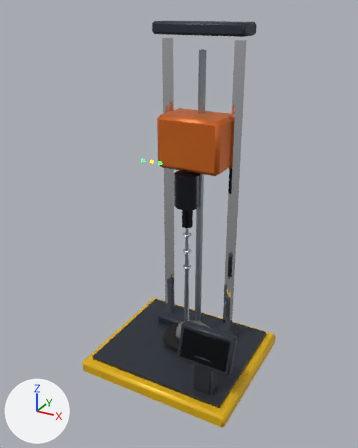
What one commit did to the glTF model godot/models/sciinstrument/sciinstrument_sample_drill_rig.glb.
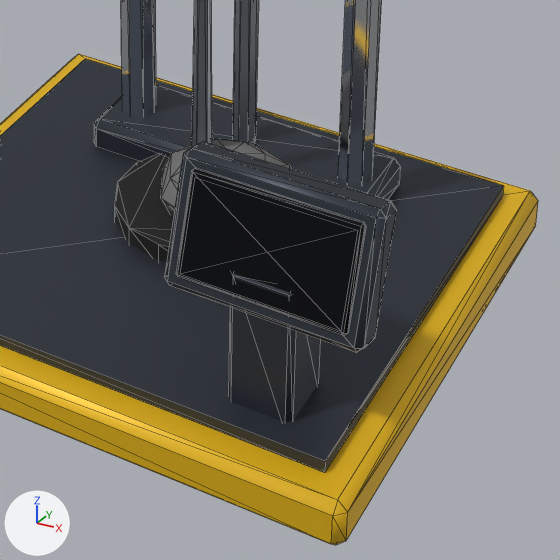
Each version appears first whole from a 50 mm camera at (1.15, -2.14, 1.95) aimed at (-0.01, -0.03, 0.89), and next in a close-up on the part from 37% to 79% of the width and 63% to 96% of the height. The axes (+X, +Y, +Z) are drawn at lower left. The lights are the same throughout. The first two pictures are the older version. The close-ups show mesh edges as thin lines. Vertices at exactly the same position are counted once.

The older version as bpy lines, for what is in view:
```python
me_body = bpy.data.meshes.new('body')
me_body.from_pydata(...)  # 534 vertices, 986 faces; spans x -0.45..0.45, y -0.4..0.4, z 0.0..1.88
me_body.materials.append(mat_hazard_yellow)  # yellow #e8b80f
me_body.materials.append(mat_hull_dark)  # greyish blue #3c424c
me_body.materials.append(mat_chrome)  # white #e6e9ee
me_body.materials.append(mat_steel)  # grey #a7adb5
me_body.materials.append(mat_paint_orange)  # orange #d2681c
me_body.materials.append(mat_gunmetal)  # dark grey #2b2f36
me_body.materials.append(mat_black_metal)  # black #17191d
me_body.materials.append(mat_brushed_alu)  # light grey #c3c8ce
me_body.materials.append(mat_rubber)  # black #141414
me_body.materials.append(mat_concrete)  # grey #737373
me_body.materials.append(mat_screen_diagnostic)
me_body.materials.append(mat_em_green)  # black #000000, glowing green #2dff6a
me_body.materials.append(mat_em_amber)  # black #000000, glowing orange #ffab1f
ob_sciinstrument_sample_drill_rig = bpy.data.objects.new('sciinstrument_sample_drill_rig', me_body)
ob_sciinstrument_sample_drill_rig.location = (0.0, 0.0, 0.0)
```
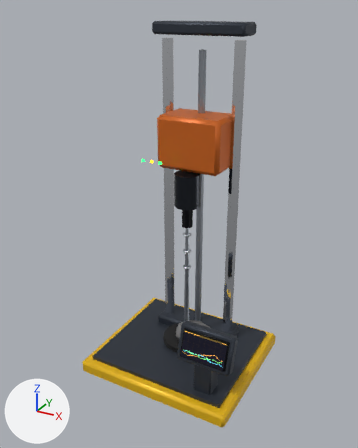
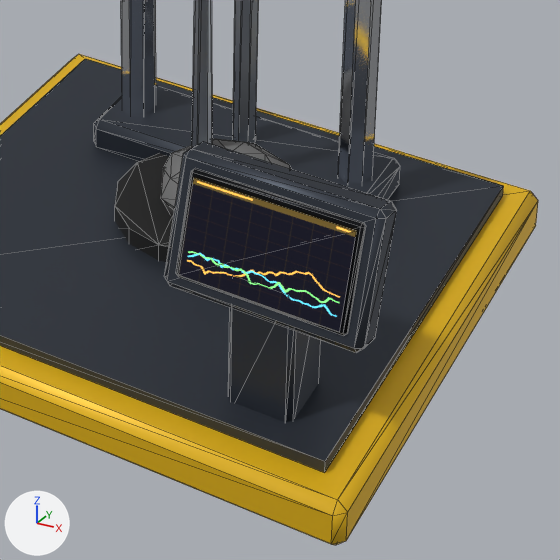
Scene script edits in JSON lines:
```json
{"op": "add", "block": "img_graph_lines", "code": ["img_graph_lines = load_image('graph_lines', '_unpacked/graph_lines', 256, 256, 'sRGB')"]}
{"op": "add", "block": "mat_screen_graph_lines", "code": ["mat_screen_graph_lines = bpy.data.materials.new('screen_graph_lines')", "# colours: black #000000", "# uses the picture img_graph_lines"]}
{"block": "me_body", "where": "me_body.from_pydata(...)  # 534 vertices, 986 faces; spans x -0.45..0.45, y -0.4..0.4, z 0.0..1.88"}
{"block": "me_body", "where": "# used by ob_sciinstrument_sample_drill_rig; location = (0.0, 0.0, 0.0)"}
{"block": "me_body", "change": "me_body part 1: 14 vertices moved within x -0.02..0.02, y 0.03..0.07, z 0.98..1.0"}
{"block": "me_body", "change": "me_body part 2: 4 vertices moved within x 0.16..0.4, y -0.31, z 0.29"}
{"block": "me_body", "change": "me_body part 3: 2 faces spanning x 0.16..0.4, y -0.32..-0.28, z 0.29..0.43 switch from mat_screen_diagnostic to mat_screen_graph_lines"}
```

Changed parts and their boxes [x1, y1, x2, y2] in the close-ups (560 x 560 px; the box of a moved part takes in the faces that stretch with it):
```json
{"part": 1, "of": "me_body", "change": "moved or reshaped", "before": [205, 0, 212, 144], "after": [197, 0, 212, 145]}
{"part": 2, "of": "me_body", "change": "moved or reshaped", "before": [177, 275, 346, 335], "after": [177, 275, 346, 335]}
{"part": 3, "of": "me_body", "change": "recoloured", "after": [179, 178, 357, 332]}
```
